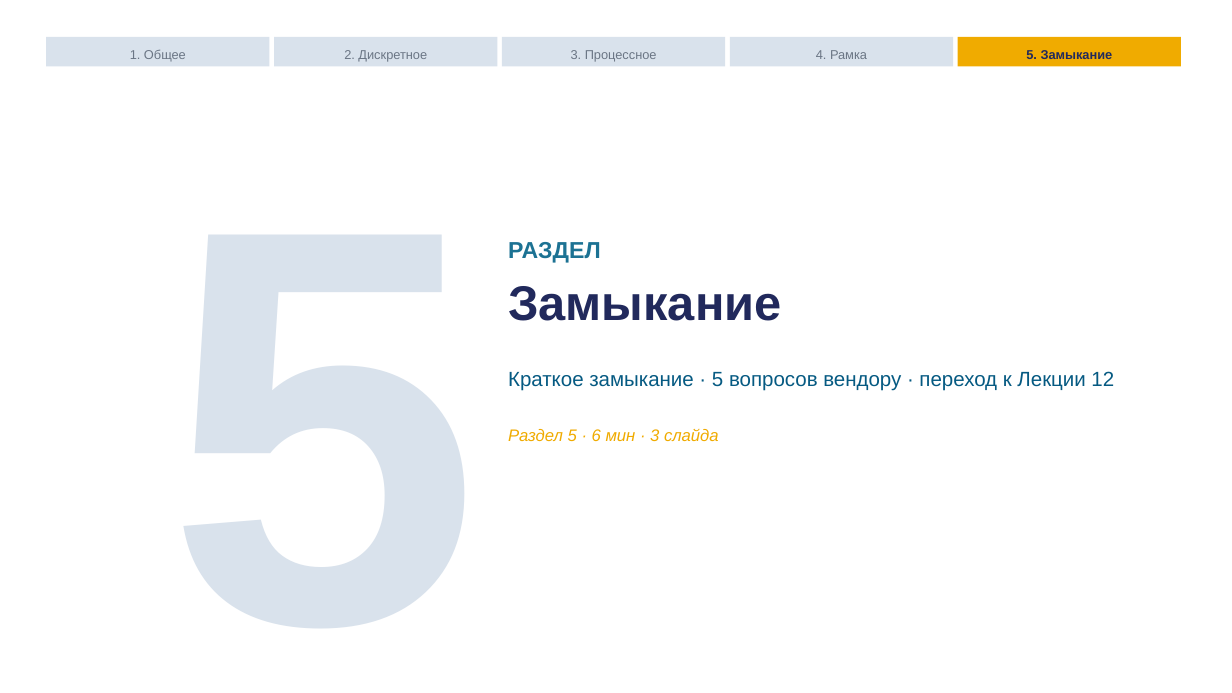
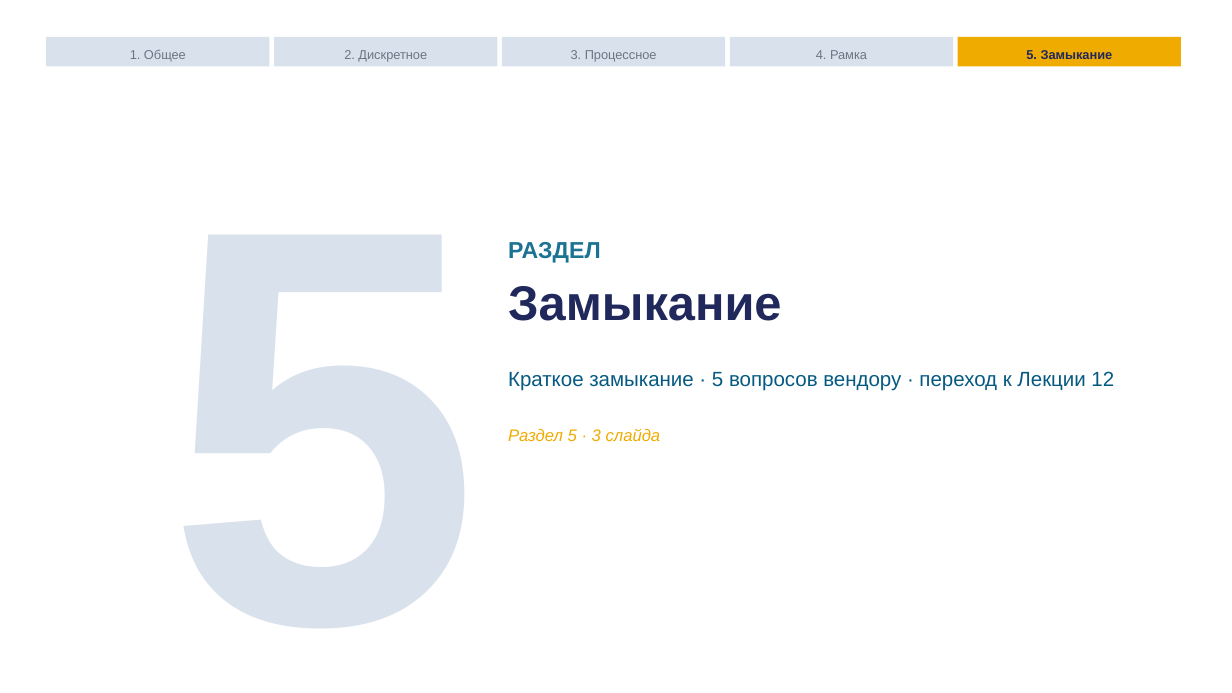
Before and after one commit to tellina-study/AI-usage-lessons, a slide deck: slide 38 of library/lectures/lec-11/rendered/lec-11.pptx. Drawn at 1232x693 pixels with LibreOffice and Linux fonts; fonts in the diff are those of the drawing. Boxes give left, top, right and bottom in pixels: in the first picture for what was removed or moved away, otherwise in the second. Text is boxed around its words. In the diff, an @@ line names an element or a change of style, - is before the commit and + after.

```diff
--- a/library/lectures/lec-11/rendered/lec-11.pptx
+++ b/library/lectures/lec-11/rendered/lec-11.pptx
@@ text at [508,429,661,441]: text changed @@
-Раздел 5 · 6 мин · 3 слайда
+Раздел 5 · 3 слайда
```
Also in this commit, not shown: 5 other slides changed, 8 other files.
